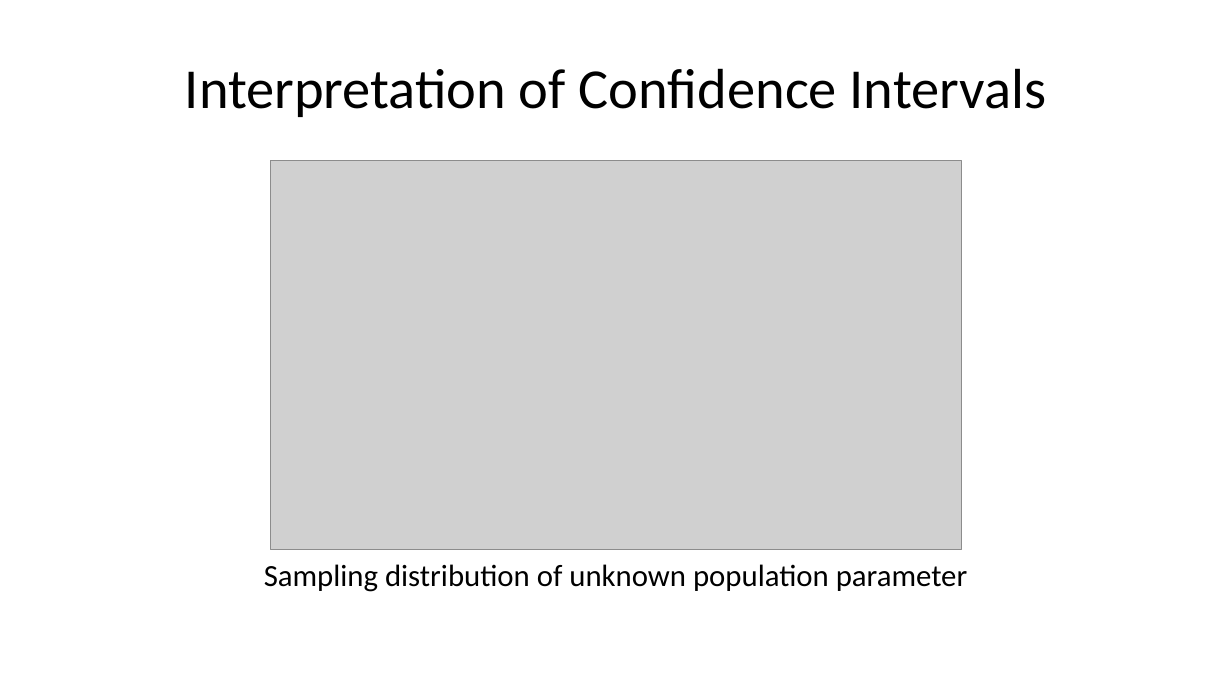
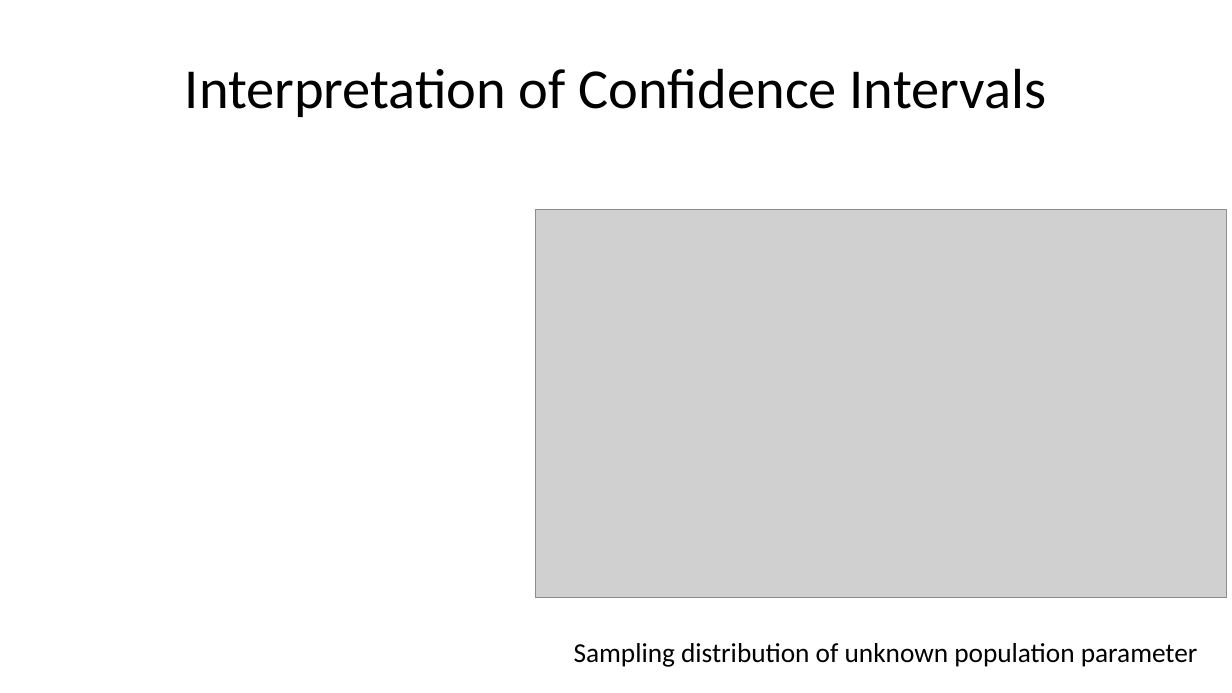
Before and after one commit to StephenElston/CSCI-E-83, a slide deck: slide 13 of LectureSlides/06a_WhyInferenceIsImportant.pptx. Drawn at 1232x693 pixels with LibreOffice and Linux fonts; fonts in the diff are those of the drawing; grey boxes stand for pictures. Boxes give left, top, right and bottom in pixels: in the first picture for what was removed or moved away, otherwise in the second. Text is boxed around its words. In the diff, an @@ line names an element or a change of style, - is before the commit and + after.

```diff
--- a/LectureSlides/06a_WhyInferenceIsImportant.pptx
+++ b/LectureSlides/06a_WhyInferenceIsImportant.pptx
@@ picture: place and size @@
-picture at [270,161,961,549]
+picture at [536,209,1227,598]
@@ text "Sampling distribution of unknown population ...": place and size @@
-text "Sampling distribution of unknown population ..." at [264,564,968,592]
+text "Sampling distribution of unknown population ..." at [574,643,1198,667]
@@ text "Sampling distribution of unknown population ..." at [574,643,1198,667]: size 18 to 16 pt @@
```
Also in this commit, not shown: 5 other slides changed, 1 other file.
